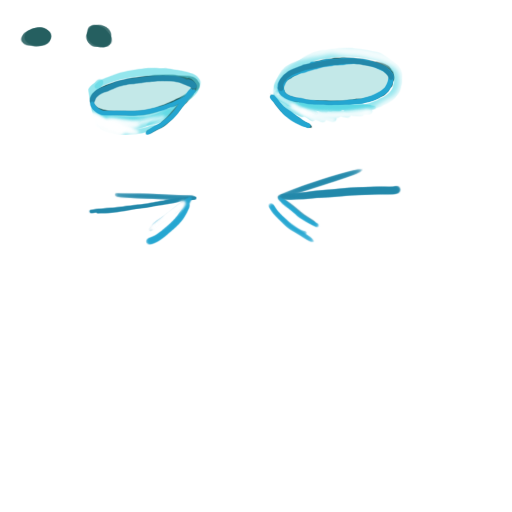
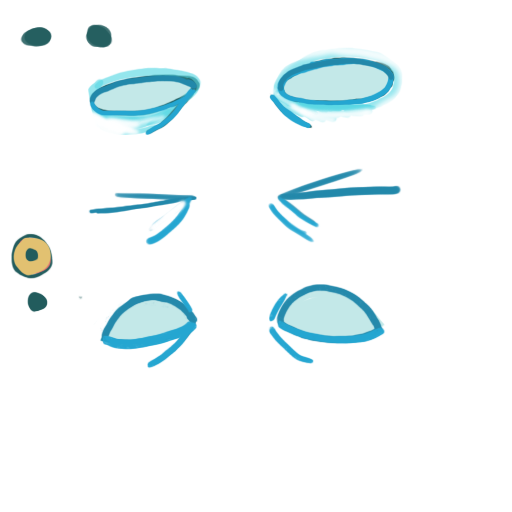
Layer changes from the first 512x512 image to the second:
added group "eyeopen copy" with 4 layers in group "Group 1" over [11, 232, 386, 369]
added layer "Layer 8" in group "eyeopen copy" over [94, 284, 386, 369]
added layer "Layer 4" (1st of 2, in "Group 1" › "eyeopen copy") in group "eyeopen copy" over [11, 232, 386, 347]
